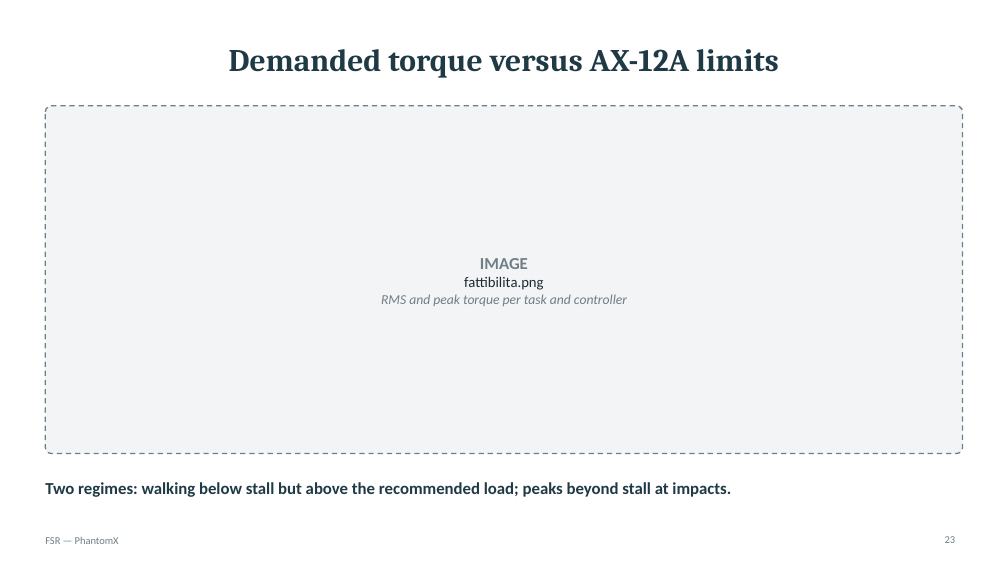
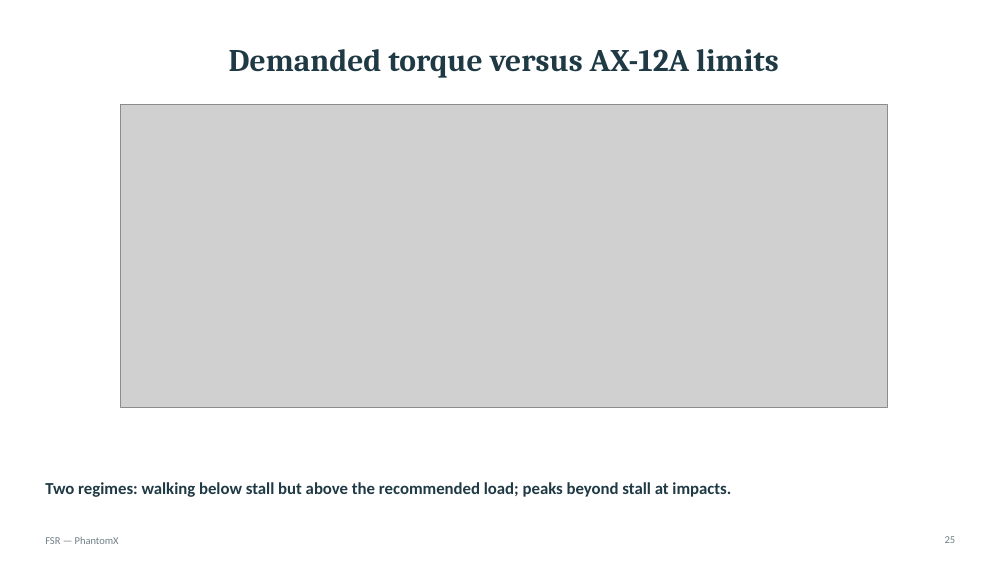
Before and after one commit to eroscribello/FSR, a slide deck: slide 25 of presentazione/FSR_phantomx_presentation.pptx (slide 23 before the commit). Drawn at 1008x567 pixels with LibreOffice and Linux fonts; fonts in the diff are those of the drawing; grey boxes stand for pictures. Boxes give left, top, right and bottom in pixels: in the first picture for what was removed or moved away, otherwise in the second. Text is boxed around its words. In the diff, an @@ line names an element or a change of style, - is before the commit and + after.

```diff
--- a/presentazione/FSR_phantomx_presentation.pptx
+++ b/presentazione/FSR_phantomx_presentation.pptx
@@ rounded rectangle removed at bbox=[45, 106, 963, 454] @@
@@ picture added at bbox=[120, 105, 888, 408] @@
@@ text removed at bbox=[381, 258, 627, 306] @@
-IMAGE
-fattibilita.png
-RMS and peak torque per task and controller
```
Also in this commit, not shown: 24 other slides changed, 4 slides added, 2 slides removed, 3 other files.
